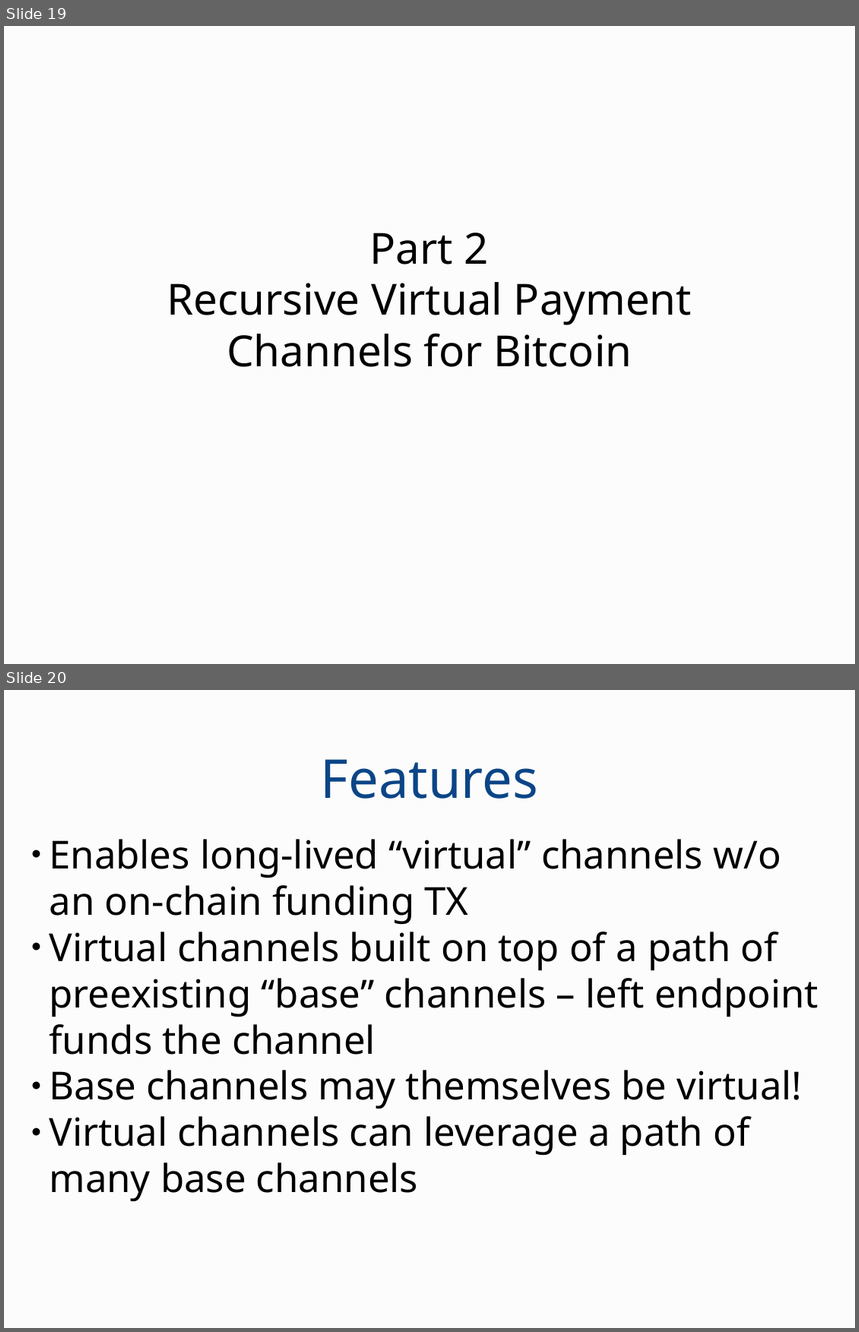
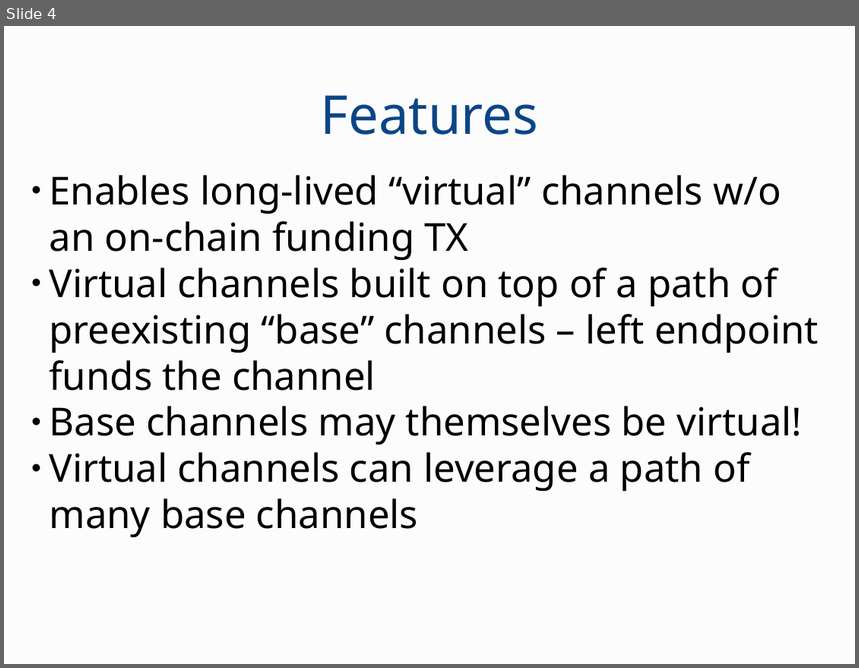
Before and after one commit to OrfeasLitos/virtual-payment-channels, a slide deck: slides/presentation.odp. Shown one above the other, each under a label of ours: slides 19 and 20 before the commit, slide 4 after it. The pictures are 859x1332 and 859x668 pixels, drawn with LibreOffice and Linux fonts; fonts in the diff are those of the drawing. Boxes give left, top, right and bottom in pixels: in the first picture for what was removed or moved away, otherwise in the second. Text is boxed around its words. In the diff, an @@ line names an element or a change of style, - is before the commit and + after.

```diff
--- a/slides/presentation.odp
+++ b/slides/presentation.odp
@@ slide 19 removed at (4,26,855,664), background #FCFCFC @@
@@ subtitle removed at (167,233,692,367) @@
-Part 2
-Recursive Virtual Payment Channels for Bitcoin
@@ what was slide 20 is now slide 4 @@
```
Also in this commit, not shown: 2 slides changed, 15 other slides removed, 1 other file.
